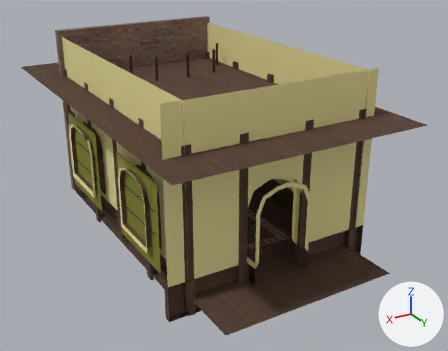
Two versions of the FBX model Assets/Bar/models/escenariO2bar.fbx, one commit apart.
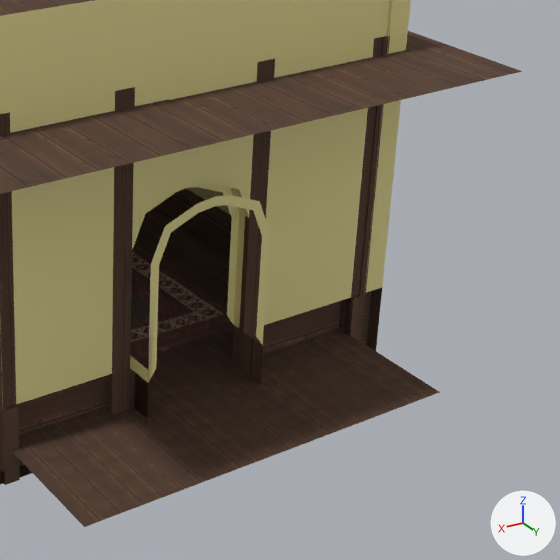
Old and new are each drawn whole from a 50 mm lens placed at (6.62, 13.01, 7.24), pointed at (-0.49, 1.16, 1.31) and again close up on the part from 42% to 99% of the width and 26% to 100% of the height. Every picture has the same lights, and +X, +Y and +Z are marked at lower right. The older version's two pictures come first. Where no turn or scale is listed for an object, it has been applied to the vertices. Vertices at exactly the same position are counted once.

In view in the first close-up: 'Cube.012', 'Cube.018', 'Cube.022', 'Cube.023', 'Cube.024', 'Cube.025', 'pared derecha', 'pared izq', 'pared puerta', 'suelo', 'suelo.001', 'techo' and 2 more.
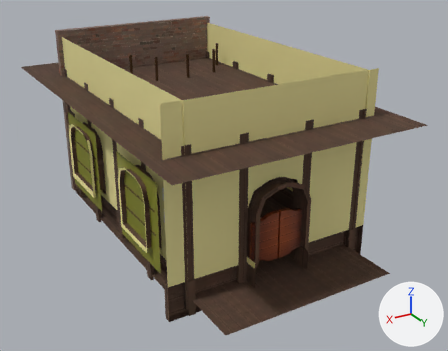
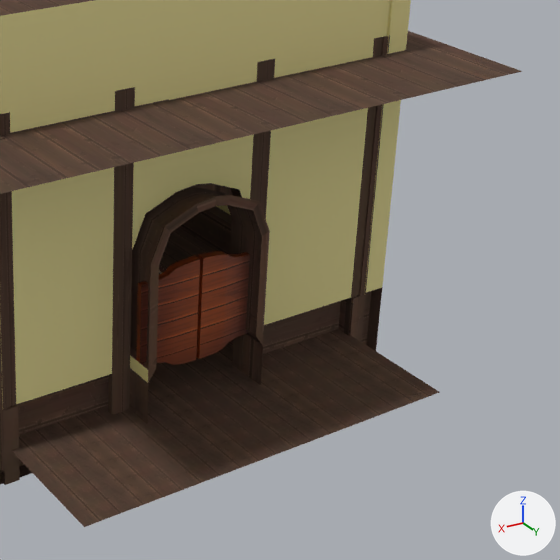
Where the change shows, as pixel boxes [x1, y1, x2, y2] in the close-ups (560 x 560 px):
'puerta2', added (brown)
    after: [136, 255, 200, 366]
'puerta2.001', added (brown)
    after: [196, 251, 250, 359]
part 1 of me_plane_022, built on
    before: [148, 195, 270, 383]
    after: [130, 187, 270, 383]
part 2 of me_plane_022, surface changed
    both: [148, 180, 273, 383]
part 3 of me_plane_022, recoloured
    both: [148, 183, 270, 383]
'suelo', unchanged, covered by the edit
    before: [21, 210, 338, 435]
    after: [21, 227, 338, 435]

The change, as a list of edits to the scene's bpy script:
```text
Add mat_zona_limpieza:
    mat_zona_limpieza = principled_material('zona limpieza')
    mat_zona_limpieza.texture = img_estante_de_madera_con_detalles_arquitectónicos_png
Change me_plane_022:
    used by ob_pared_puerta; location = (-0.02, 3.99, 1.58)
    remove me_plane_022.from_pydata(...)  # 108 vertices, 70 faces; spans x -2.45..2.44, y -0.19..0.28, z -1.67..2.69
    add me_plane_022.from_pydata(...)  # 108 vertices, 82 faces; spans x -2.45..2.44, y -0.19..0.28, z -1.67..2.69
    me_plane_022 part 1
    10 faces are deleted
    22 new faces join them, mat_marron_barra (picture img_a02e70fbd4135aa594537bd5373254ce_jpg)
    me_plane_022 part 2: 33 kept faces spanning x -1.81..0.68, y -0.19..0.28, z -0.88..1.04 get new texture (UV) coordinates
    me_plane_022 part 3: 30 faces spanning x -0.64..0.68, y -0.19..0.28, z -0.88..0.82 switch from mat_paredes (beige #e7dd98) to mat_marron_barra (picture img_a02e70fbd4135aa594537bd5373254ce_jpg)
Add me_cube_060:
    me_cube_060.from_pydata(...)  # 53 vertices, 50 faces; spans x -0.313..0.316, y -0.044..0.046, z -0.539..0.526
    me_cube_060.materials.append(mat_zona_limpieza)  # picture img_estante_de_madera_con_detalles_arquitectónicos_png
Add me_cube:
    me_cube.from_pydata(...)  # 53 vertices, 50 faces; spans x -0.316..0.313, y -0.046..0.044, z -0.539..0.526
    me_cube.materials.append(mat_zona_limpieza)  # picture img_estante_de_madera_con_detalles_arquitectónicos_png
Add ob_puerta2_001:
    ob_puerta2_001 = bpy.data.objects.new('puerta2.001', me_cube_060)
    ob_puerta2_001.location = (-0.34, 4.08, 1.2)
Add ob_puerta2:
    ob_puerta2 = bpy.data.objects.new('puerta2', me_cube)
    ob_puerta2.location = (0.33, 4.08, 1.2)
```
